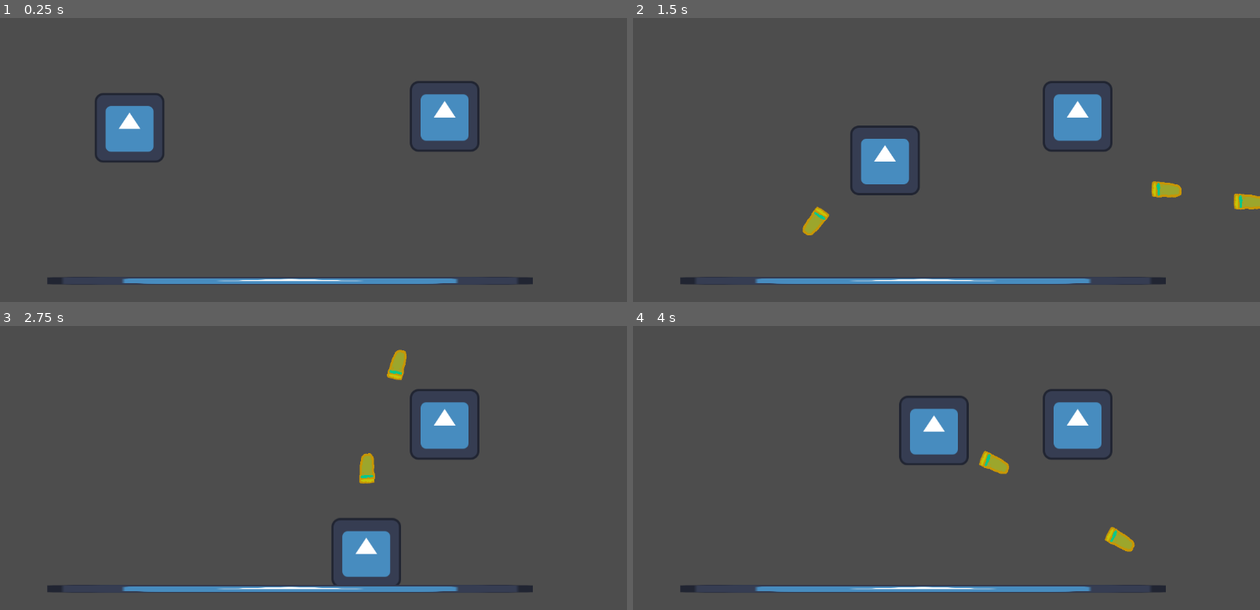
Above: before the commit, frames 1-4 (two rows, left to right).
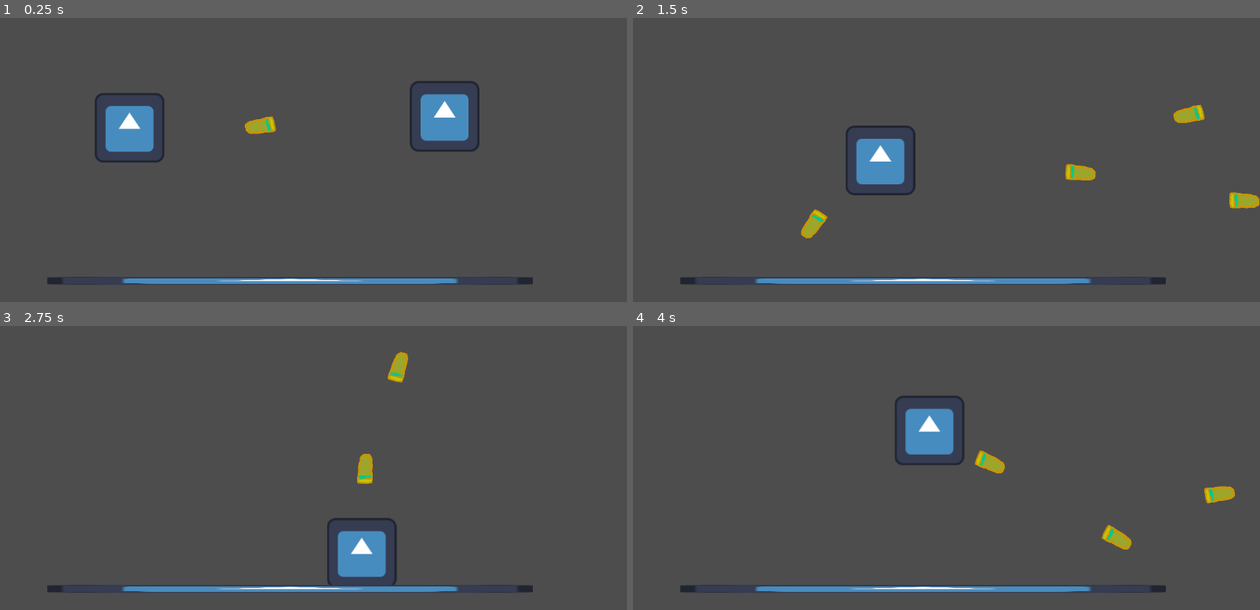
Above: after the commit, the same moments.

Repository: joseph-tighe/ricochet
Game: Godot game, scene res://node_2d.tscn
The game is run twice, just before and just after one commit, with the same random seed, the same clock (stepped at 60 frames per second) and the same inputs. The engine's default icon, where the game draws it, is replaced by a stand-in: a white triangle on a blue panel in a dark square.
Inputs (mouse positions are in pixels of both pictures, inside the frame that each line leads up to):
- Up to frame 1 (0.25 s): no input
- Up to frame 2 (1.5 s): move the mouse to (1084, 177) at 0.52 s; hold D 0.53-1.28 s; hold Space (shoot) 0.53-1.28 s; move the mouse to (821, 211) at 1.27 s; hold S from 1.28 s (still down); tap Space (shoot) at 1.35 s
- Up to frame 3 (2.75 s): move the mouse to (376, 425) at 2.02 s; release S at 2.03 s; hold D from 2.03 s (still down); hold Space (shoot) from 2.03 s (still down)
- Up to frame 4 (4 s): move the mouse to (915, 573) at 2.77 s; release D at 2.78 s; release Space (shoot) at 2.78 s; hold W 2.78-3.53 s; tap Space (shoot) at 2.85 s; move the mouse to (1134, 556) at 3.52 s; hold A from 3.53 s (still down); hold Space (shoot) from 3.53 s (still down)

The runs differ from the first frame. In frame 1, 0.2% of the frame differs, in the area x 39-45%, y 34-41%; in frame 2, 3.3%, in the area x 26-100%, y 22-78%; in frame 3, 2.6%; in frame 4, 2.9%.

Commit message:
enemy works now

Diff:
--- a/character_body_2d.gd
+++ b/character_body_2d.gd
@@ -4,7 +4,7 @@
 const SPEED = 300.0
 @onready var cooldown_timer: Timer = $CooldownTimer
 var can_shoot := true
-@export var health = 100
+@export var health = 20
 
 func _ready() -> void:
 	cooldown_timer.timeout.connect(_on_cooldown_timer_timeout)
--- a/enemy.gd
+++ b/enemy.gd
@@ -1,22 +1,31 @@
 extends CharacterBody2D
 @export var Bullet : PackedScene
 
-const SPEED = 300.0
+@onready var cooldown_timer: Timer = $CooldownTimer
 var can_shoot := true
-@export var health = 50
+@export var health = 10
 
 func _ready() -> void:
-	pass
+	cooldown_timer.timeout.connect(_on_cooldown_timer_timeout)
 
 func _physics_process(delta: float) -> void:
+	if can_shoot:
+		can_shoot = false
+		cooldown_timer.start(0.3) # Cooldown in seconds
+		shoot()
 	if health < 0:
 		queue_free()
 
+func _on_cooldown_timer_timeout() -> void:
+	can_shoot = true
+
+
 func shoot():
 	var bullet = Bullet.instantiate()
+	var player = get_tree().get_first_node_in_group("player")
 	get_tree().current_scene.add_child(bullet)
-	bullet.get_child(0).direction = (get_global_mouse_position()-$Marker2D.global_position).normalized()
-	bullet.global_transform = $Marker2D.global_transform
+	bullet.get_child(0).direction = (player.global_position-$EnemyMarker.global_position).normalized()
+	bullet.global_transform = $EnemyMarker.global_transform
 	bullet.get_child(0).rotateTowards()
-	bullet.global_position = $Marker2D.global_position \
-		+ 120.0 * (get_global_mouse_position() - $Marker2D.global_position).normalized()
+	bullet.global_position = $EnemyMarker.global_position \
+		+ 120.0 * (player.global_position - $EnemyMarker.global_position).normalized()
--- a/enemy.tscn
+++ b/enemy.tscn
@@ -1,7 +1,8 @@
-[gd_scene load_steps=4 format=3 uid="uid://bcgvioxq6mx0r"]
+[gd_scene load_steps=5 format=3 uid="uid://bcgvioxq6mx0r"]
 
 [ext_resource type="Script" uid="uid://dcnoxmpruwlrk" path="res://enemy.gd" id="1_4gyqm"]
 [ext_resource type="Texture2D" uid="uid://c01cmjanjkj66" path="res://icon.svg" id="1_7k104"]
+[ext_resource type="PackedScene" uid="uid://i4g3objw2vr7" path="res://bullet.tscn" id="2_qi2p4"]
 
 [sub_resource type="RectangleShape2D" id="RectangleShape2D_4gyqm"]
 size = Vector2(128, 130)
@@ -10,6 +11,7 @@
 
 [node name="Enemy" type="CharacterBody2D" parent="." groups=["enemy"]]
 script = ExtResource("1_4gyqm")
+Bullet = ExtResource("2_qi2p4")
 
 [node name="EnemySprite" type="Sprite2D" parent="Enemy"]
 position = Vector2(0, -1)
@@ -21,3 +23,5 @@
 shape = SubResource("RectangleShape2D_4gyqm")
 
 [node name="EnemyMarker" type="Marker2D" parent="Enemy"]
+
+[node name="CooldownTimer" type="Timer" parent="Enemy"]
